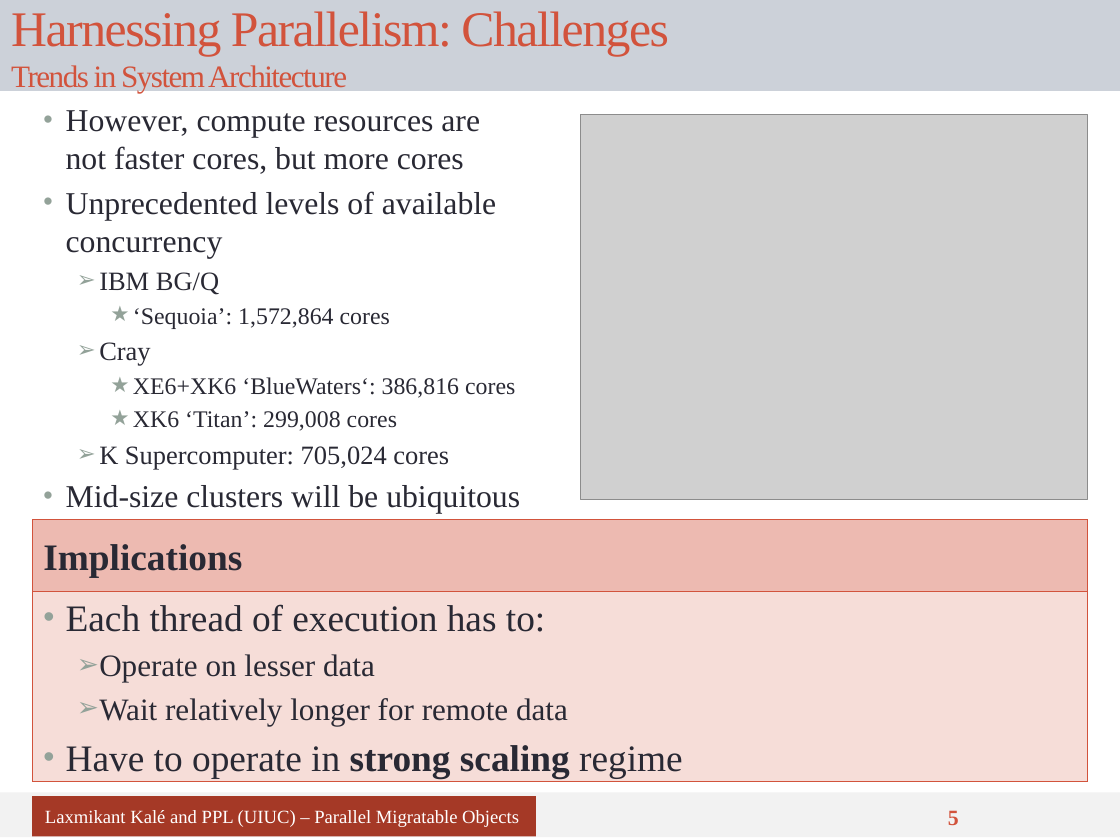
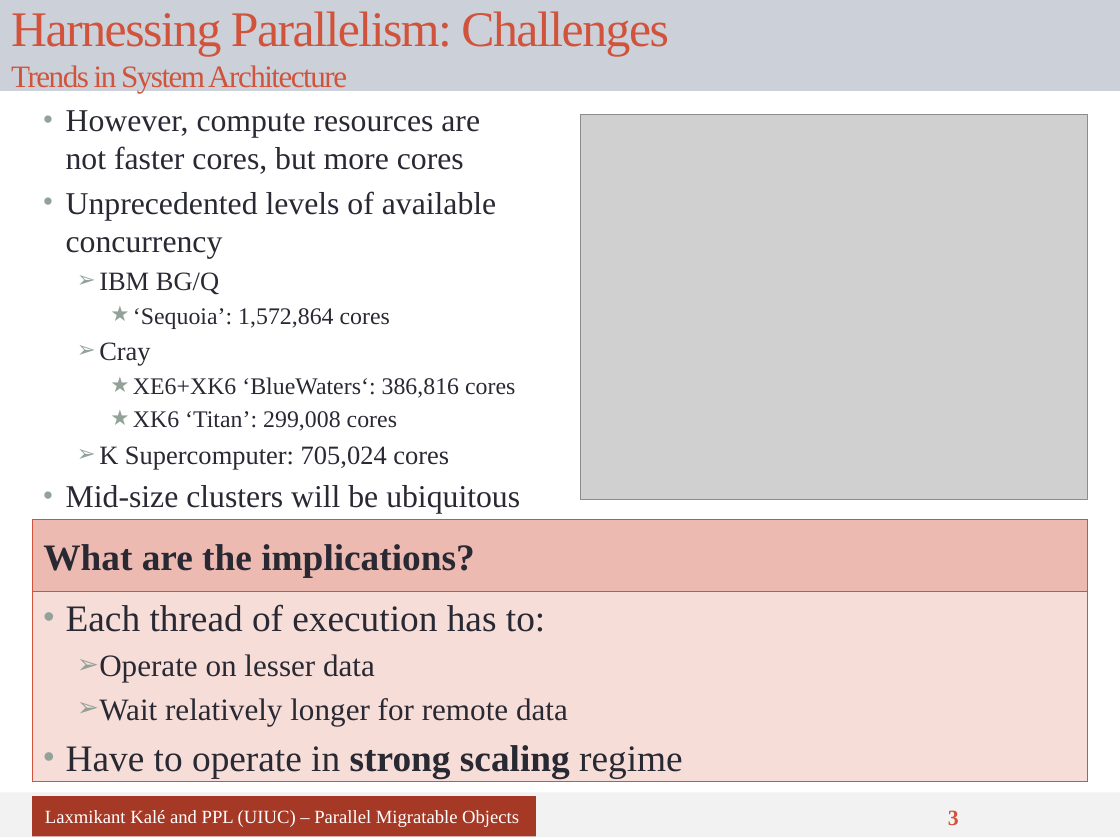
Before and after one commit to UIUC-PPL/charm_tutorial, a slide deck: slide 3 of tutorial-01-intro.pptx (slide 5 before the commit). Drawn at 1120x840 pixels with LibreOffice and Linux fonts; fonts in the diff are those of the drawing; grey boxes stand for pictures. Boxes give left, top, right and bottom in pixels: in the first picture for what was removed or moved away, otherwise in the second. Text is boxed around its words. In the diff, an @@ line names an element or a change of style, - is before the commit and + after.

```diff
--- a/tutorial-01-intro.pptx
+++ b/tutorial-01-intro.pptx
@@ text at box(43, 544, 475, 577): text changed @@
-Implications
+What are the implications?
@@ page number at box(948, 810, 959, 825): text changed @@
-5
+3
```
Also in this commit, not shown: 3 other slides changed, 2 slides removed.
